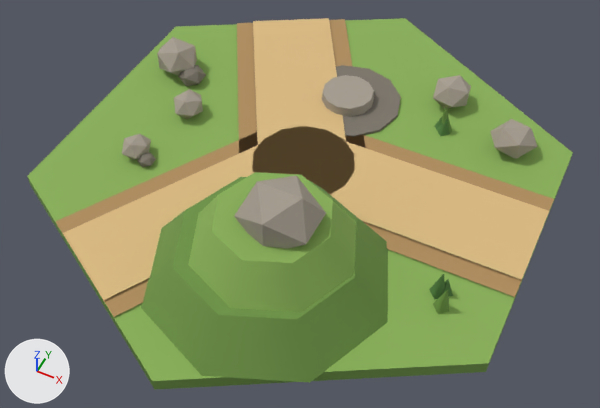
The glTF model assets/tiles/tile_highGround.glb: old version first, new version second.
The view is the same before and after, from a 50 mm camera at (0.946, -1.921, 2.175) aimed at (0.068, -0.165, -0.02). The axes (+X, +Y, +Z) are drawn at lower left. The lights are the same throughout. The first picture is the older version. Where no turn or scale is listed for an object, it has been applied to the vertices.

The first picture shows 'cliff_rock', 'hill_slope', 'hill_top', 'road_surface_0', 'road_surface_1', 'road_surface_2', 'road_verge_0', 'road_verge_1', 'road_verge_2', 'tower_slot_1_apron', 'tower_slot_1_plate', 'turf' and 15 more.
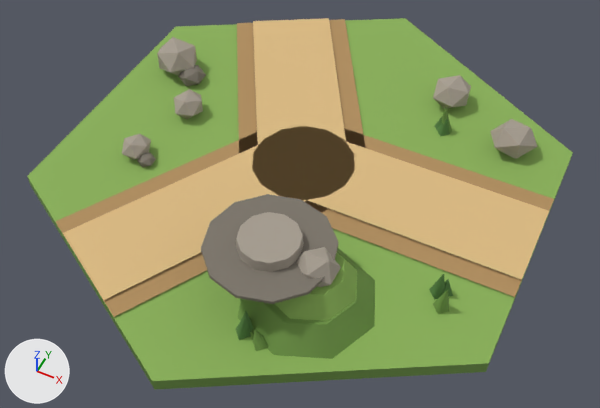
ob_hill is not drawn itself; it is the parent of ob_hill_slope, ob_hill_top, ob_cliff_rock.

Location of each change, [x1, y1, x2, y2] in pixels of the pictures (600 x 408 px):
'hill_slope', moved, rescaled (44% narrower, 46% shorter)
    before: [141, 177, 388, 383]
    after: [238, 248, 375, 359]
'hill_top', moved, rescaled
    before: [188, 172, 356, 312]
    after: [275, 253, 357, 321]
'tower_slot_1_apron', moved
    before: [336, 65, 401, 137]
    after: [201, 194, 339, 304]
'cliff_rock', moved, rescaled
    before: [234, 176, 326, 249]
    after: [297, 247, 341, 287]
'tower_slot_1_plate', moved
    before: [322, 75, 374, 117]
    after: [236, 212, 304, 272]

The change in detail:
Object 'tower_slot_1_apron' (ob_tower_slot_1_apron) moves from (0.0, 0.39, 0.004) to (0.148, -0.531, 0.194).
Object 'tower_slot_1_plate' (ob_tower_slot_1_plate) moves from (0.0, 0.39, 0.026) to (0.148, -0.531, 0.216).
Object 'hill' (ob_hill) moves from (0.12, -0.5, 0.0) to (0.278, -0.531, 0.0).
Object 'hill' (ob_hill) is rescaled from (1.0, 1.0, 1.0) to (0.55, 0.55, 0.55).
